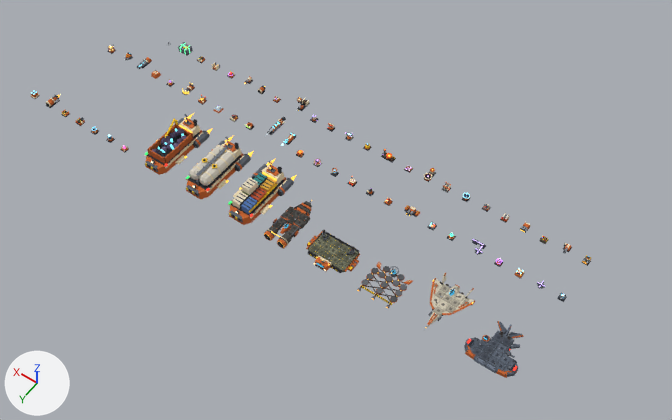
One commit to the glTF model public/models/ships.glb: the scene before it, then after it.
Rendered twice from a 50 mm camera at (-9.8, 39.8, 73.0) aimed at (25.8, -10.1, -5.5). The lights are fixed; the arrows at lower left show +X, +Y and +Z. The picture after the commit comes second. Where no turn or scale is listed for an object, it has been applied to the vertices.

Objects in the first picture: 'hammer_hull', 'hauler_0_hull', 'hauler_1_hull', 'hauler_2_hull', 'kestrel_hull', 'lattice_hull', 'mule_hull', 'wasp_hull' and 33 more.
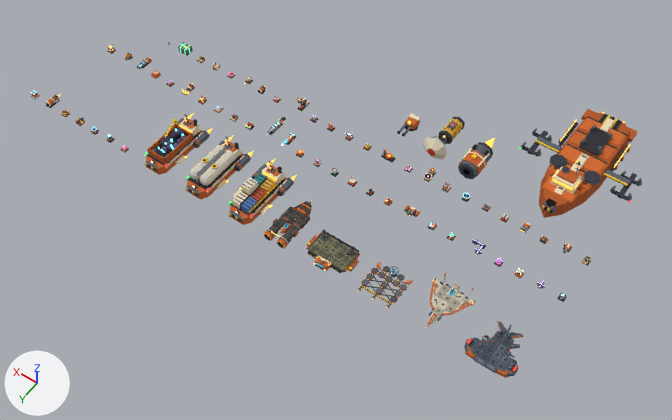
What differs and where, as boxes [x1, y1, x2, y2] in the pictures (672 x 420 px):
'runner_hull', added
    after: [519, 109, 642, 218]
'runner_engine_body', added
    after: [458, 142, 493, 180]
    faces in mat_c_5c626c (dark grey #5c626c): [458, 144, 492, 180]
    faces in mat_skin_a (orange #c8642a): [459, 150, 487, 177]
    faces in mat_c_363a42 (dark grey #363a42): [460, 142, 493, 178]
'runner_pod_body', added
    after: [439, 117, 465, 144]
    faces in mat_c_363a42 (dark grey #363a42): [439, 117, 465, 144]
    faces in mat_c_d8a43a (orange #d8a43a): [442, 119, 463, 140]
'runner_pod_chute', added
    after: [423, 135, 447, 159]
    faces in mat_c_e8dcc0 (beige #e8dcc0): [423, 137, 447, 159]
'runner_turret_body', added
    after: [397, 113, 420, 137]
'runner_engine_flame', added (mostly hidden)
    after: [485, 138, 495, 148]

What changed in the scene script:
```text
Add ob_runner_turret_body:
    ob_runner_turret_body = bpy.data.objects.new('runner_turret_body', me_runner_turret_body)  # 88 vertices, 144 faces; spans x -0.8..0.8, y -0.8..2.1, z 0.0..1.02; in mat_c_363a42 (dark grey #363a42), mat_skin_a (orange #c8642a), mat_skin_b (beige #ecdcb8), mat_c_5c626c (dark grey #5c626c), mat_skinglow_c (orange #ffc24a, glowing orange #ffc24a)
    ob_runner_turret_body.location = (23.4, -20.54, 0.0)
Add ob_runner_engine_flame:
    ob_runner_engine_flame = bpy.data.objects.new('runner_engine_flame', me_runner_engine_flame)  # a 7-sided cone pointing to -y spanning x -0.68..0.68, y -2.16..0.0, z -0.63..0.7, material slot 0; a 6-sided cone pointing to -y spanning x -0.33..0.33, y -1.48..-0.05, z -0.38..0.38, material slot 1; in mat_skinglow_c (orange #ffc24a, glowing orange #ffc24a), mat_glow_fff4d8 (pale yellow #fff4d8, glowing pale yellow #fff4d8)
    ob_runner_engine_flame.location = (15.32, -22.19, 0.0)
Add ob_runner_engine_body:
    ob_runner_engine_body = bpy.data.objects.new('runner_engine_body', me_runner_engine_body)  # 148 vertices, 248 faces; spans x -1.24..1.24, y -2.1..1.7, z -1.22..1.28; in mat_c_5c626c (dark grey #5c626c), mat_skin_a (orange #c8642a), mat_skin_b (beige #ecdcb8), mat_c_363a42 (dark grey #363a42), mat_c_1e1f24 (black #1e1f24), mat_skinglow_c (orange #ffc24a, glowing orange #ffc24a), mat_c_f0c020 (yellow #f0c020)
    ob_runner_engine_body.location = (15.32, -20.14, 0.0)
Add ob_runner_pod_chute:
    ob_runner_pod_chute = bpy.data.objects.new('runner_pod_chute', me_runner_pod_chute)  # 64 vertices, 104 faces; spans x -1.5..1.5, y -1.62..0.71, z -1.5..1.5; in mat_c_e8dcc0 (beige #e8dcc0), mat_c_d03a2a (red #d03a2a), mat_c_5c626c (dark grey #5c626c)
    ob_runner_pod_chute.location = (19.58, -19.16, 0.2)
Add ob_runner_pod_body:
    ob_runner_pod_body = bpy.data.objects.new('runner_pod_body', me_runner_pod_body)  # 132 vertices, 212 faces; spans x -0.73..0.73, y -1.65..1.65, z -0.84..0.89; in mat_c_d8a43a (orange #d8a43a), mat_c_363a42 (dark grey #363a42), mat_c_9a6a22 (brown #9a6a22), mat_c_5c626c (dark grey #5c626c), mat_glow_e03a2a (red #e03a2a, glowing red #e03a2a), mat_c_f0c020 (yellow #f0c020), mat_glow_ffd060 (yellow #ffd060, glowing yellow #ffd060)
    ob_runner_pod_body.location = (19.58, -22.56, 0.0)
Add ob_runner_hull:
    ob_runner_hull = bpy.data.objects.new('runner_hull', me_runner_hull)  # 772 vertices, 1192 faces; spans x -6.3..6.3, y -7.0..8.6, z -0.9..2.8; in mat_skin_a_s75 (brown #b05724), mat_skin_a_s112 (orange #d26a2d), mat_c_363a42 (dark grey #363a42), mat_skin_a (orange #c8642a), mat_skin_b (beige #ecdcb8), mat_c_5c626c (dark grey #5c626c), mat_c_1e1f24 (black #1e1f24), mat_c_f0c020 (yellow #f0c020), mat_skinglow_c (orange #ffc24a, glowing orange #ffc24a), mat_skin_a_s90 (orange #bf5f28), mat_glow_e03a2a (red #e03a2a, glowing red #e03a2a), mat_glow_3ae070 (green #3ae070, glowing green #3ae070), mat_c_2c2f36 (dark grey #2c2f36), mat_skin_a_s80 (orange #b55a25), mat_glow_ffb03a (orange #ffb03a, glowing orange #ffb03a), mat_skin_a_s70 (brown #aa5422)
    ob_runner_hull.location = (6.29, -27.04, 0.0)
```
